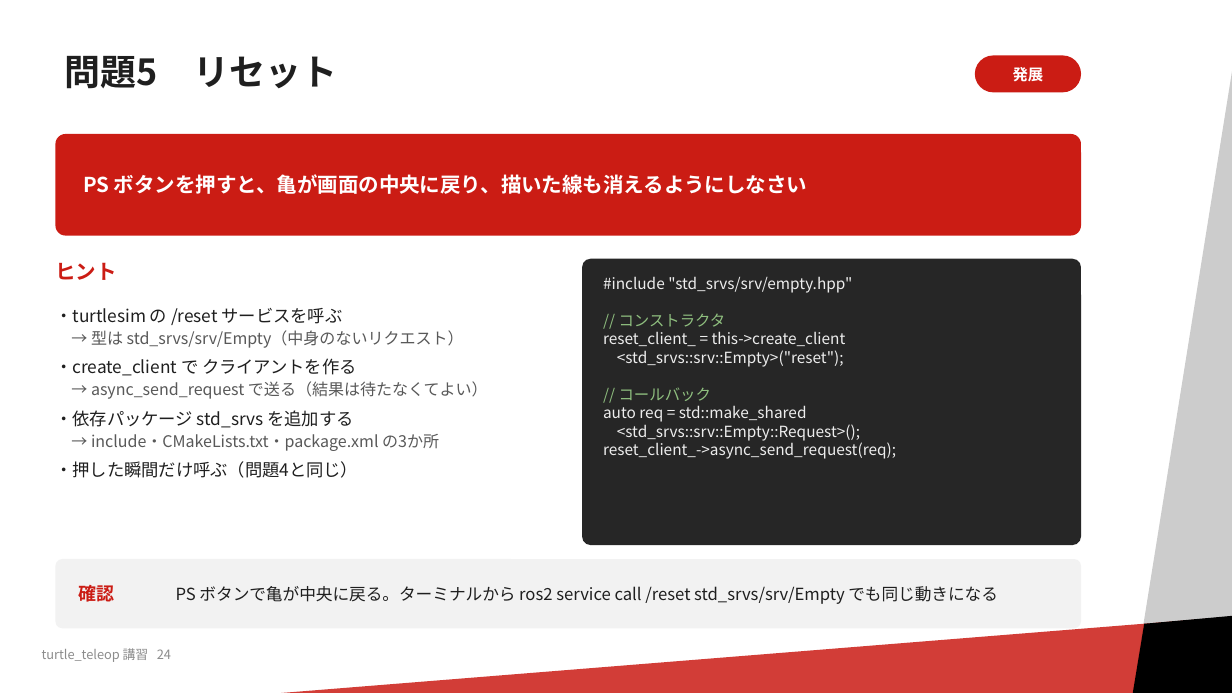
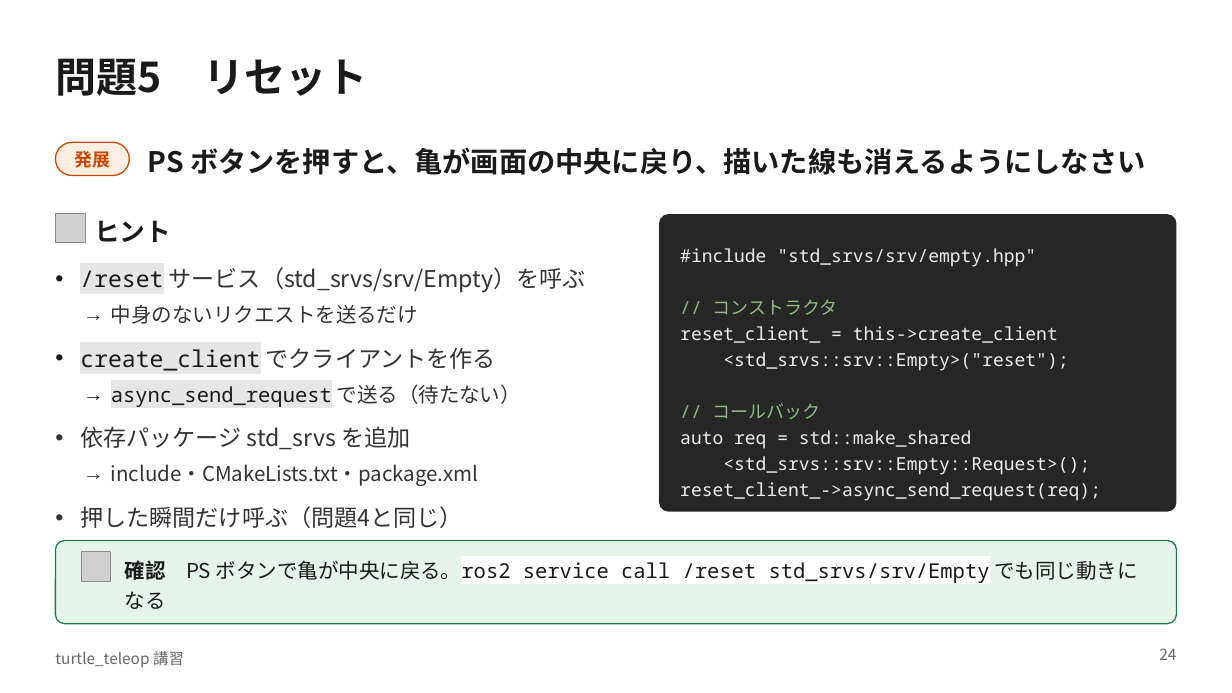
Before and after one commit to RRST-NHK-Project/rrst-ros2-ws-practice, a slide deck: slide 24 of docs/turtle_teleop講習.pptx. Drawn at 1232x693 pixels with LibreOffice and Linux fonts; fonts in the diff are those of the drawing; grey boxes stand for pictures; background and template pictures are left out. Boxes give left, top, right and bottom in pixels: in the first picture for what was removed or moved away, otherwise in the second. Text is boxed around its words. In the diff, an @@ line names an element or a change of style, - is before the commit and + after.

Commit message:
講習資料の修正

```diff
--- a/docs/turtle_teleop講習.pptx
+++ b/docs/turtle_teleop講習.pptx
@@ rectangle removed at [1042,17,1232,693] @@
@@ title "問題5 リセット": place and size @@
-title "問題5 リセット" at [65,56,337,89]
+title "問題5 リセット" at [55,58,367,96]
@@ title "問題5 リセット" at [55,58,367,96]: size 28 to 32 pt, text colour #1F1F1F to #1A1A1A; line spacing 0.9 to 1; less space between paragraphs @@
@@ rounded rectangle "発展": place and size @@
-rounded rectangle "発展" at [975,55,1081,92]
+rounded rectangle "発展" at [55,142,129,176]
@@ rounded rectangle "発展" at [55,142,129,176]: size 12 to 14 pt, text colour #FFFFFF to #C74700; fill #CB1C14 to #FFEEE2; outline none to #C74700 1 pt @@
@@ rounded rectangle removed at [55,134,1081,236] @@
@@ text "PS ボタンを押すと、亀が画面の中央に戻り、描いた線も消えるようにしなさい": place and size @@
-text "PS ボタンを押すと、亀が画面の中央に戻り、描いた線も消えるようにしなさい" at [83,174,807,194]
+text "PS ボタンを押すと、亀が画面の中央に戻り、描いた線も消えるようにしなさい" at [148,147,1145,175]
@@ text "PS ボタンを押すと、亀が画面の中央に戻り、描いた線も消えるようにしなさい" at [148,147,1145,175]: size 16 to 22 pt, text colour #FFFFFF to #1A1A1A; line spacing 1 to 30.8pt; less space between paragraphs; vertical alignment middle to top @@
@@ picture added at [55,213,85,243] @@
@@ text "ヒント": place and size @@
-text "ヒント" at [55,262,116,280]
+text "ヒント" at [94,220,171,242]
@@ text "ヒント" at [94,220,171,242]: size 16 to 20 pt, text colour #CB1C14 to #1A1A1A; line spacing 1 to 28pt; less space between paragraphs @@
@@ rounded rectangle "#include "std_srvs/srv/empty.hpp"": place and size @@
-rounded rectangle "#include "std_srvs/srv/empty.hpp"" at [582,259,1081,545]
+rounded rectangle "#include "std_srvs/srv/empty.hpp"" at [659,214,1177,512]
@@ rounded rectangle "#include "std_srvs/srv/empty.hpp"" at [659,214,1177,512]: size 12 to 14 pt, font Noto Sans CJK JP to Noto Sans Mono; line spacing 1 to 20.3pt; proportions changed @@
@@ text at [80,267,586,528]: text changed; size 12.5 to 18 pt; text colour #595959 to #333333 @@
-・turtlesim の /reset サービスを呼ぶ
-→ 型は std_srvs/srv/Empty（中身のないリクエスト）
-・create_client で クライアントを作る
-→ async_send_request で送る（結果は待たなくてよい）
-・依存パッケージ std_srvs を追加する
-→ include・CMakeLists.txt・package.xml の3か所
-・押した瞬間だけ呼ぶ（問題4と同じ）
+• /reset サービス（std_srvs/srv/Empty）を呼ぶ
+  → 中身のないリクエストを送るだけ
+• create_client でクライアントを作る
+  → async_send_request で送る（待たない）
+• 依存パッケージ std_srvs を追加
+  → include・CMakeLists.txt・package.xml
+• 押した瞬間だけ呼ぶ（問題4と同じ）
@@ rounded rectangle: place and size @@
-rounded rectangle at [55,559,1081,628]
+rounded rectangle at [55,541,1177,624]
@@ rounded rectangle at [55,541,1177,624]: fill #F2F2F2 to #E6F5EC; outline none to #197A4B 1 pt; proportions changed @@
@@ picture added at [81,552,111,581] @@
@@ text at [125,557,1137,609]: text changed; size 13 to 16 pt; font Noto Sans CJK JP to Noto Sans Mono; text colour #1F1F1F to #1A1A1A @@
-PS ボタンで亀が中央に戻る。ターミナルから ros2 service call /reset std_srvs/srv/Empty でも同じ動きになる
+確認 PS ボタンで亀が中央に戻る。ros2 service call /reset std_srvs/srv/Empty でも同じ動きになる
@@ text "確認 PS ボタンで亀が中央に戻る。ros2 service call ..." at [125,557,1137,609]: vertical alignment middle to top @@
@@ text removed at [79,582,115,606] @@
-確認
@@ rectangle removed at [52,610,1232,693] @@
@@ parallelogram removed at [1117,610,1232,693] @@
@@ text removed at [42,648,171,662] @@
-turtle_teleop 講習 24
@@ text added at [55,651,184,668], 12 pt, text #666666 @@
+turtle_teleop 講習
@@ page number added at [1159,648,1176,660], 12 pt, text #666666 @@
+24
```
Also in this commit, not shown: 29 other slides changed, 1 slide added, 5 other files.
